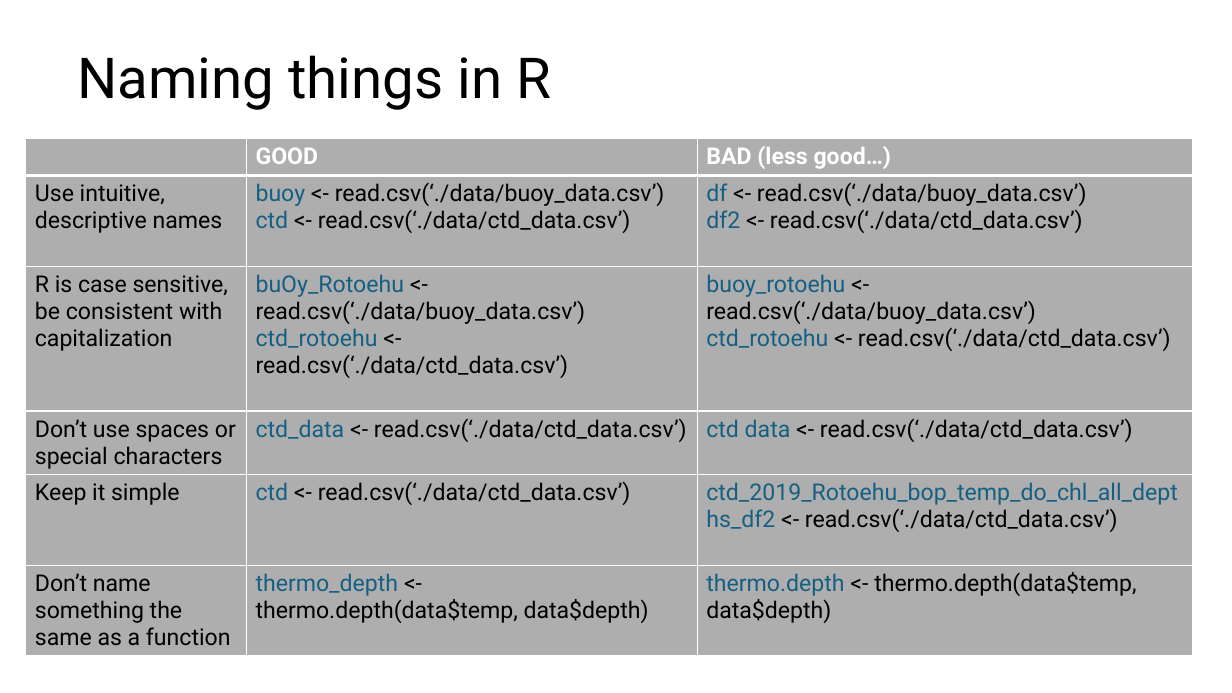
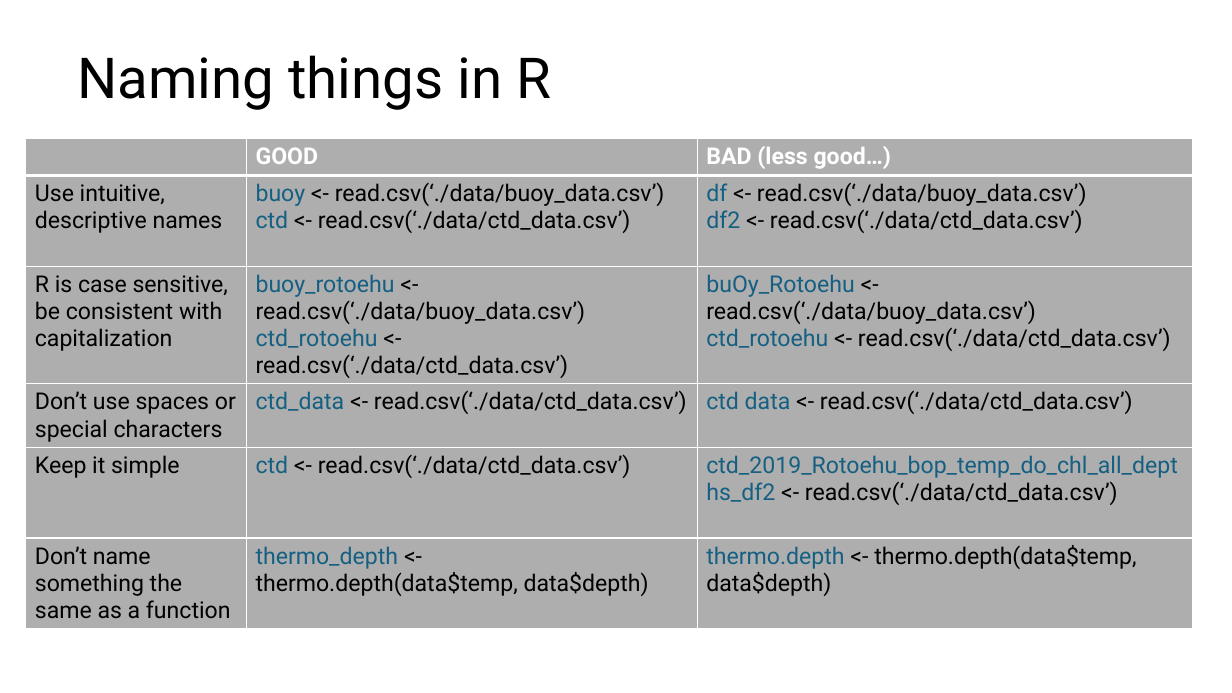
Before and after one commit to wwoelmer/BOPRC_1_R_Fundamentals, a slide deck: slide 19 of Introduction to R Workshop 1.pptx (slide 18 before the commit). Drawn at 1232x693 pixels with LibreOffice and Linux fonts; fonts in the diff are those of the drawing. Boxes give left, top, right and bottom in pixels: in the first picture for what was removed or moved away, otherwise in the second. Text is boxed around its words. In the diff, an @@ line names an element or a change of style, - is before the commit and + after.

Commit message:
update slides

```diff
--- a/Introduction to R Workshop 1.pptx
+++ b/Introduction to R Workshop 1.pptx
@@ table at (26,139,1193,639) @@
-row 3, column 2: buOy_Rotoehu <- read.csv(‘./data/buoy_data.csv’) / ctd_rotoehu <- read.csv(‘./data/ctd_data.csv’)
+row 3, column 2: buoy_rotoehu <- read.csv(‘./data/buoy_data.csv’) / ctd_rotoehu <- read.csv(‘./data/ctd_data.csv’)
-row 3, column 3: buoy_rotoehu <- read.csv(‘./data/buoy_data.csv’) / ctd_rotoehu <- read.csv(‘./data/ctd_data.csv’)
+row 3, column 3: buOy_Rotoehu <- read.csv(‘./data/buoy_data.csv’) / ctd_rotoehu <- read.csv(‘./data/ctd_data.csv’)
```
Also in this commit, not shown: 3 other slides changed, 1 slide added, 1 slide removed.
